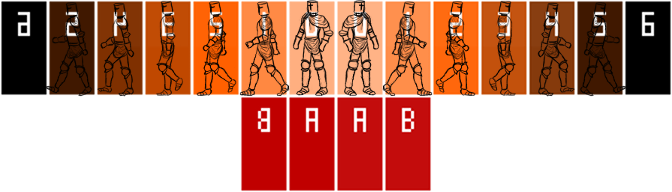
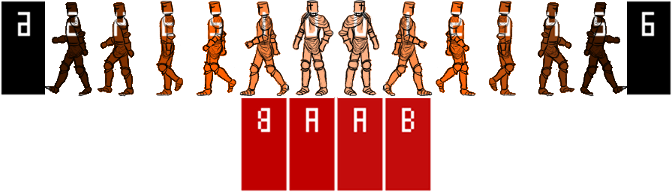
Before/after of a 672 × 192 layered artwork. What changed in the layer stack:
painted on "spriteSheet.png" over (x1=44, y1=0, x2=628, y2=99)
